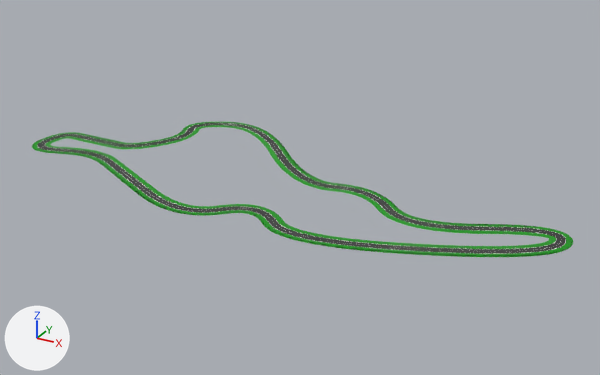
What one commit did to the Blender file Blender/Spa/Spa.Flat.blend.
Camera for both pictures: a camera (50 mm lens) standing at (1160.0, -1173.0, 582.0) and looking at (497.0, 33.0, -21.0). The axes (+X, +Y, +Z) are drawn at lower left. The lights are the same throughout. The picture after the commit comes second.

The first picture shows 'Track'.
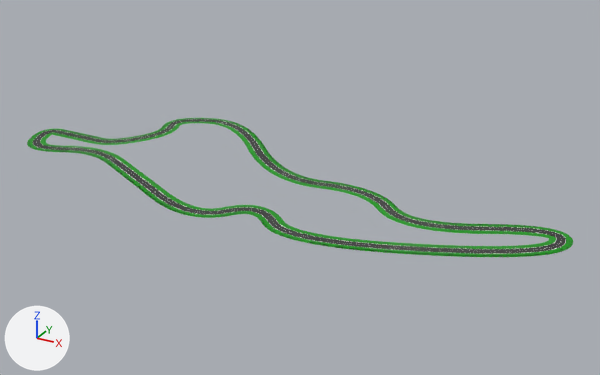
The change, as JSON lines over the scene's bpy script:
```json
{"block": "cu_nurbspath", "where": "_sp = cu_nurbspath.splines.new('NURBS'); _sp.points.add(17)"}
{"op": "remove", "block": "cu_nurbspath", "code": "_sp.points.foreach_set('co', [0.0, 0.0, 0.0965, 1.0, 73.55, 0.0389, 0.0965, 1.0, 139.4, 0.581, 0.0965, 1.0, 199.7, 99.93, 0.0965, 1.0, 160.3, 180.7, 0.0965, 1.0, 297.8, 233.0, 0.0965, 1.0, 509.3, 2.207, 0.0965, 1.0, 635.5, 39.79, 0.0965, 1.0, 739.7, -70.18, 0.0965, 1.0, 966.8, 49.85, 0.0965, 1.0, 963.8, -52.51, 0.0965, 1.0, 599.5, -200.3, 0.0965, 1.0, 497.9, -100.9, 0.0965, 1.0, 400.8, -204.1, 0.0965, 1.0, 199.1, -101.7, 0.0965, 1.0, 95.96, -49.39, 0.0965, 1.0, -34.0, -98.57, 0.0965, 1.0, -33.24, 3.045, 0.0965, 1.0])"}
{"op": "add", "block": "cu_nurbspath", "code": "_sp.points.foreach_set('co', [-50.0, 0.0, 0.0965, 1.0, 23.55, 0.0389, 0.0965, 1.0, 89.39, 0.581, 0.0965, 1.0, 149.7, 99.93, 0.0965, 1.0, 110.3, 180.7, 0.0965, 1.0, 247.8, 233.0, 0.0965, 1.0, 459.3, 2.207, 0.0965, 1.0, 635.5, 39.79, 0.0965, 1.0, 739.7, -70.18, 0.0965, 1.0, 966.8, 49.85, 0.0965, 1.0, 963.8, -52.51, 0.0965, 1.0, 599.5, -200.3, 0.0965, 1.0, 497.9, -100.9, 0.0965, 1.0, 425.8, -204.1, 0.0965, 1.0, 224.1, -101.7, 0.0965, 1.0, 89.46, -35.08, 0.0965, 1.0, -34.0, -98.57, 0.0965, 1.0, -83.24, 3.045, 0.0965, 1.0])"}
```

Changed parts and their boxes [x1, y1, x2, y2] in the pictures (600 x 375 px):
```json
{"object": "Track", "change": "reshaped", "before": [32, 122, 573, 257], "after": [27, 118, 573, 257]}
```
